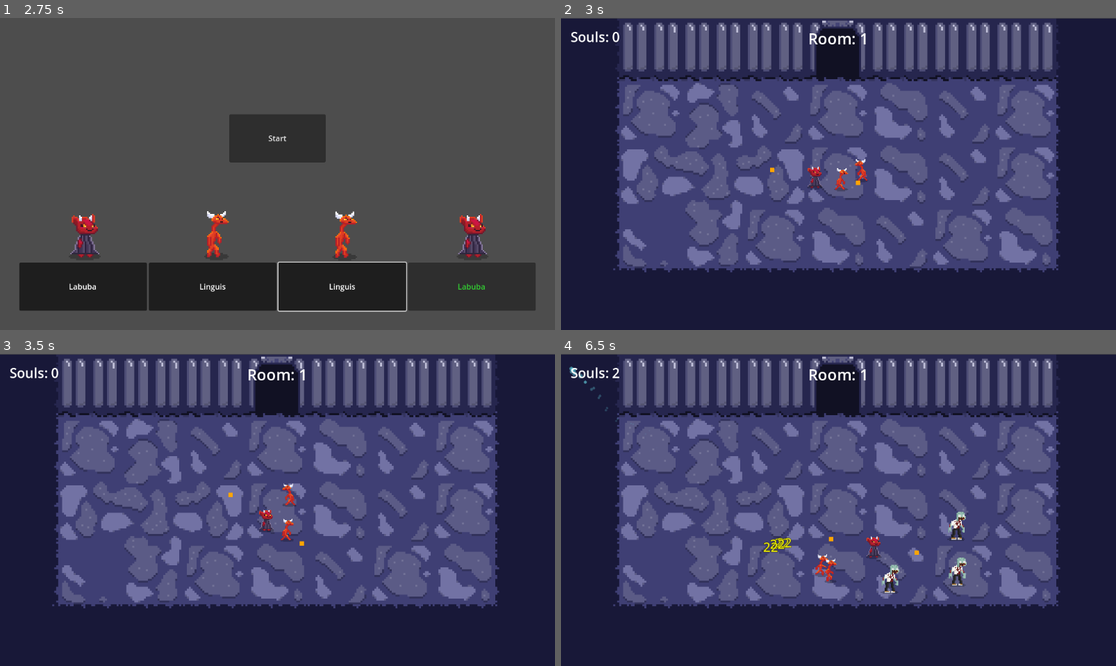
Above: before the commit, frames 1-4 (two rows, left to right).
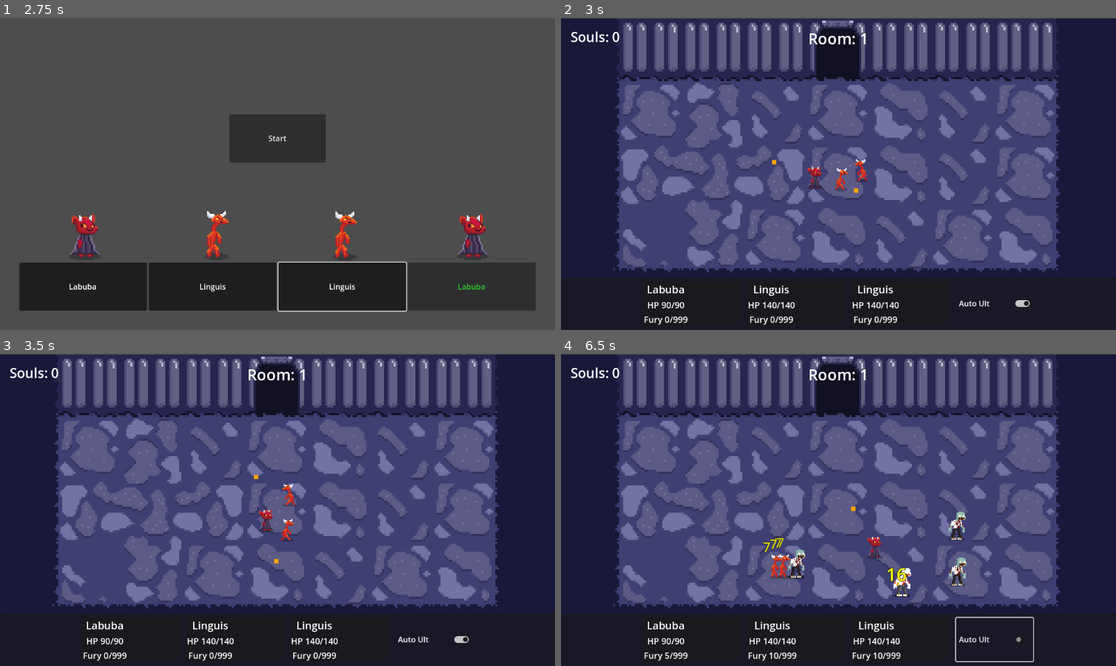
Above: after the commit, the same moments.

Repository: AlexYud/team-roguelike
Game: Godot game, scene res://Scenes/lobby.tscn
Two runs of this game, one before a commit and one after it. Both use one fixed random seed, a clock stepped at 60 frames per second and the inputs below.
Inputs (mouse positions are in pixels of both pictures, inside the frame that each line leads up to):
- Up to frame 1 (2.75 s): click "Labuba" at 0.5 s; click "Linguis" at 1.25 s; click "Linguis" at 2 s
- Up to frame 2 (3 s): click "Start" at 2.75 s
- Up to frame 3 (3.5 s): no input
- Up to frame 4 (6.5 s): click (694, 641) at 3.52 s; click (794, 641) at 4.27 s; click (899, 641) at 5.02 s; click (993, 641) at 5.75 s, where only the run after the commit has a clickable "Auto Ult"

Frame 1 is identical in both runs. In frame 2, 7.2% of the frame differs, in the area x 14-85%, y 45-99%; in frame 3, 7.2%; in frame 4, 8.5%, in the area x 1-86%, y 4-99%.

Commit message:
add manual trigger ultimate skill

Diff:
--- a/team-roguelike/Scripts/Characters/labuba.gd
+++ b/team-roguelike/Scripts/Characters/labuba.gd
@@ -5,7 +5,7 @@
 @export var orb_growth_interval: float = 5.0
 @export var orb_regen_interval: float = 2.5
 @export var orb_radius: float = 120
-@export var orb_speed: float = 0.9
+@export var orb_speed: float = 2
 @export var orb_damage: int = 16
 @export var orb_hit_cooldown: float = 0.6
 @export var orb_base_hit_radius: float = 28.0
@@ -22,7 +22,7 @@
 @export var ember_cooldown: float = 8.0
 
 @export var ember_cost: int = 200
-@export var fury_per_hit: int = 1
+@export var fury_per_hit: int = 5
 @export var max_fury: int = 999
 
 var bloom_timer: float = 0.0
@@ -74,7 +74,7 @@
 	if basic_unlocked and not bloom_active and bloom_timer <= 0.0 and _should_bloom(enemies):
 		cast_bloom()
 		return true
-	if ult_unlocked and ember_cd_timer <= 0.0 and orbs.size() > 0 and fury >= ember_cost:
+	if ult_unlocked and auto_ult_enabled and ember_cd_timer <= 0.0 and orbs.size() > 0 and fury >= ember_cost:
 		var count = orbs.size()
 		var radius = ember_base_radius + ember_radius_per_orb * count
 		var in_blast := 0
@@ -270,7 +270,6 @@
 	var base_hit_radius: float = 28.0
 	var sprite: Sprite2D
 	var _cool: Dictionary = {}
-
 	func _ready():
 		sprite = Sprite2D.new()
 		add_child(sprite)
@@ -278,16 +277,13 @@
 		img.fill(Color.ORANGE)
 		sprite.texture = ImageTexture.create_from_image(img)
 		_apply_visual()
-
 	func set_hit_radius(r: float):
 		hit_radius = max(10.0, r)
 		_apply_visual()
-
 	func _apply_visual():
 		if sprite:
 			var s = hit_radius / base_hit_radius if base_hit_radius > 0.0 else 1.0
 			sprite.scale = Vector2(s, s)
-
 	func _process(delta):
 		var keys = _cool.keys()
 		for k in keys:
@@ -304,3 +300,10 @@
 						if caster.has_method("add_fury"):
 							caster.add_fury(caster.fury_per_hit)
 					_cool[id] = hit_cooldown
+
+func set_auto_ult_enabled(v: bool):
+	auto_ult_enabled = v
+
+func trigger_ult():
+	if ult_unlocked and ember_cd_timer <= 0.0 and orbs.size() > 0 and fury >= ember_cost:
+		cast_ember_cataclysm()
--- a/team-roguelike/Scripts/Characters/linguis.gd
+++ b/team-roguelike/Scripts/Characters/linguis.gd
@@ -13,7 +13,7 @@
 @export var frenzy_lifesteal: float = 0.15
 @export var frenzy_fury_cost: int = 100
 
-@export var fury_per_hit: int = 2
+@export var fury_per_hit: int = 5
 @export var max_fury: int = 999
 
 @export var swing_duration: float = 0.25
@@ -44,7 +44,7 @@
 	speed = 180.0
 	attack_range = 80.0
 	attack_cooldown = 1.0
-	damage = 22
+	damage = 7
 	health = 140
 	max_health = 140
 	safe_distance = 0.0
@@ -73,7 +73,7 @@
 func use_abilities(enemies: Array) -> bool:
 	if enemies.is_empty():
 		return false
-	if ult_unlocked and (not is_frenzy) and fury >= frenzy_fury_cost and (_is_surrounded(enemies) or health <= max_health * 0.5):
+	if ult_unlocked and auto_ult_enabled and (not is_frenzy) and fury >= frenzy_fury_cost and (_is_surrounded(enemies) or health <= max_health * 0.5):
 		_start_frenzy()
 		return true
 	if basic_unlocked and slam_timer <= 0.0:
@@ -347,3 +347,10 @@
 			crit_chance = min(0.95, crit_chance + 0.05)
 		"linguis_critdmg":
 			crit_damage_multiplier += 0.25
+
+func set_auto_ult_enabled(v: bool):
+	auto_ult_enabled = v
+
+func trigger_ult():
+	if ult_unlocked and not is_frenzy and fury >= frenzy_fury_cost:
+		_start_frenzy()
--- a/team-roguelike/Scripts/Room/room_ui.gd
+++ b/team-roguelike/Scripts/Room/room_ui.gd
@@ -1,9 +1,23 @@
 extends CanvasLayer
+
+signal autoplay_toggled(enabled: bool)
+signal ult_pressed(index: int)
 
 @onready var room_label = $RoomLabel
 @onready var soul_label = $SoulLabel
 
 var soul_count := 0
+var party: Array = []
+var bottom_panel: PanelContainer
+var center_holder: CenterContainer
+var bar: HBoxContainer
+var autoplay_enabled: bool = true
+
+var card_buttons: Array = []
+var name_labels: Array = []
+var hp_labels: Array = []
+var fury_labels: Array = []
+var auto_toggle: CheckButton
 
 func _ready():
 	room_label.horizontal_alignment = HORIZONTAL_ALIGNMENT_CENTER
@@ -11,11 +25,66 @@
 	room_label.position = Vector2(0, 20)
 	room_label.size = Vector2(get_viewport().size.x, 50)
 	room_label.add_theme_font_size_override("font_size", 32)
-
 	soul_label.position = Vector2(20, 20)
 	soul_label.add_theme_font_size_override("font_size", 28)
 	update_soul_count()
 	add_to_group("room_ui")
+	_build_bottom_bar()
+	set_process(true)
+
+func _build_bottom_bar():
+	bottom_panel = PanelContainer.new()
+	add_child(bottom_panel)
+	bottom_panel.anchor_left = 0.0
+	bottom_panel.anchor_top = 1.0
+	bottom_panel.anchor_right = 1.0
+	bottom_panel.anchor_bottom = 1.0
+	bottom_panel.offset_top = -110
+	bottom_panel.offset_bottom = 0
+	center_holder = CenterContainer.new()
+	center_holder.size_flags_horizontal = Control.SIZE_EXPAND_FILL
+	center_holder.size_flags_vertical = Control.SIZE_FILL
+	bottom_panel.add_child(center_holder)
+	bar = HBoxContainer.new()
+	bar.add_theme_constant_override("separation", 16)
+	center_holder.add_child(bar)
+	_create_card(0)
+	_create_card(1)
+	_create_card(2)
+	auto_toggle = CheckButton.new()
+	auto_toggle.text = "Auto Ult"
+	auto_toggle.button_pressed = true
+	auto_toggle.custom_minimum_size = Vector2(160, 72)
+	auto_toggle.connect("toggled", Callable(self, "_on_toggle_autoplay"))
+	bar.add_child(auto_toggle)
+
+func _create_card(index: int):
+	var card = Button.new()
+	card.toggle_mode = false
+	card.custom_minimum_size = Vector2(200, 90)
+	card.focus_mode = Control.FOCUS_NONE
+	card.connect("pressed", Callable(self, "_on_card_pressed").bind(index))
+	bar.add_child(card)
+	card_buttons.append(card)
+	var vb = VBoxContainer.new()
+	vb.alignment = BoxContainer.ALIGNMENT_CENTER
+	vb.size_flags_vertical = Control.SIZE_EXPAND_FILL
+	card.add_child(vb)
+	var name_lbl = Label.new()
+	name_lbl.horizontal_alignment = HORIZONTAL_ALIGNMENT_CENTER
+	name_lbl.add_theme_font_size_override("font_size", 22)
+	vb.add_child(name_lbl)
+	name_labels.append(name_lbl)
+	var hp_lbl = Label.new()
+	hp_lbl.horizontal_alignment = HORIZONTAL_ALIGNMENT_CENTER
+	hp_lbl.add_theme_font_size_override("font_size", 18)
+	vb.add_child(hp_lbl)
+	hp_labels.append(hp_lbl)
+	var fury_lbl = Label.new()
+	fury_lbl.horizontal_alignment = HORIZONTAL_ALIGNMENT_CENTER
+	fury_lbl.add_theme_font_size_override("font_size", 18)
+	vb.add_child(fury_lbl)
+	fury_labels.append(fury_lbl)
 
 func update_room_number(room_number: int):
 	room_label.text = "Room: %d" % room_number
@@ -26,3 +95,43 @@
 
 func update_soul_count():
 	soul_label.text = "Souls: %d" % soul_count
+
+func configure_for_party(p: Array):
+	party = p
+	_refresh_cards()
+
+func _on_toggle_autoplay(pressed: bool):
+	autoplay_enabled = pressed
+	emit_signal("autoplay_toggled", autoplay_enabled)
+
+func _on_card_pressed(idx: int):
+	emit_signal("ult_pressed", idx)
+
+func _process(_delta):
+	_refresh_cards()
+
+func _refresh_cards():
+	for i in range(3):
+		var btn: Button = card_buttons[i]
+		var name_lbl: Label = name_labels[i]
+		var hp_lbl: Label = hp_labels[i]
+		var fury_lbl: Label = fury_labels[i]
+		var alive := i < party.size() and is_instance_valid(party[i])
+		btn.disabled = not alive
+		if alive:
+			var ch: Node = party[i]
+			var nm := String(ch.get_meta("char_name","Character"))
+			var hp := int(ch.get("health") if ch.get("health") != null else 0)
+			var mhp := int(ch.get("max_health") if ch.get("max_health") != null else max(1,hp))
+			var fy := int(ch.get("fury") if ch.get("fury") != null else 0)
+			var mfy := int(ch.get("max_fury") if ch.get("max_fury") != null else 0)
+			name_lbl.text = nm
+			hp_lbl.text = "HP %d/%d" % [hp, mhp]
+			if mfy > 0:
+				fury_lbl.text = "Fury %d/%d" % [fy, mfy]
+			else:
+				fury_lbl.text = "Fury —"
+		else:
+			name_lbl.text = "Empty"
+			hp_lbl.text = "HP —"
+			fury_lbl.text = "Fury —"
--- a/team-roguelike/Scripts/base_character.gd
+++ b/team-roguelike/Scripts/base_character.gd
@@ -31,6 +31,7 @@
 var idle_frames: int = 0
 var idle_threshold: int = 150
 var spawned_effects: Array = []
+var auto_ult_enabled: bool = true
 
 func _ready():
 	add_to_group("characters")
@@ -411,3 +412,9 @@
 	if randf() < 0.5:
 		ortho = -ortho
 	return ortho.normalized()
+
+func set_auto_ult_enabled(v: bool):
+	auto_ult_enabled = v
+
+func trigger_ult():
+	return false
--- a/team-roguelike/Scripts/lobby.gd
+++ b/team-roguelike/Scripts/lobby.gd
@@ -6,18 +6,15 @@
 var animated_sprites: Array[AnimatedSprite2D] = []
 var selected_characters: Array[String] = []
 
-# Breathe animation tracking
 var idle_frames: int = 0
 var idle_threshold: int = 150
 
 func _ready():
-	# Get all AnimatedSprite2D nodes
 	animated_sprites.append($AnimatedSprite2D)
 	animated_sprites.append($AnimatedSprite2D2)
 	animated_sprites.append($AnimatedSprite2D3)
 	animated_sprites.append($AnimatedSprite2D4)
 
-	# Start all sprites with idle animation
 	for sprite in animated_sprites:
 		if sprite:
 			sprite.play("breathe")
@@ -31,7 +28,6 @@
 func _process(_delta):
 	idle_frames += 1
 
-	# Update all sprite animations
 	for sprite in animated_sprites:
 		if sprite:
 			if idle_frames < idle_threshold:
@@ -43,7 +39,6 @@
 						sprite.play("breathe")
 
 func _on_character_pressed(character_name: String):
-	# Reset idle counter when user interacts
 	idle_frames = 0
 
 	if selected_characters.size() < 3:
--- a/team-roguelike/Scripts/main.gd
+++ b/team-roguelike/Scripts/main.gd
@@ -11,17 +11,24 @@
 var room_ui: CanvasLayer = null
 var game_over_shown: bool = false
 var ui_layer: CanvasLayer
+var autoplay_ult_enabled: bool = true
 
 func _ready():
 	ui_layer = CanvasLayer.new()
 	add_child(ui_layer)
 	setup_room_ui()
 	spawn_party_characters()
+	if is_instance_valid(room_ui) and room_ui.has_method("configure_for_party"):
+		room_ui.configure_for_party(party)
 	start_next_room()
 
 func setup_room_ui():
 	room_ui = room_ui_scene.instantiate()
 	add_child(room_ui)
+	if room_ui.has_signal("autoplay_toggled"):
+		room_ui.connect("autoplay_toggled", Callable(self, "_on_autoplay_toggled"))
+	if room_ui.has_signal("ult_pressed"):
+		room_ui.connect("ult_pressed", Callable(self, "_on_ult_pressed"))
 
 func spawn_party_characters():
 	for char_name in Global.selected_characters:
@@ -58,6 +65,9 @@
 	room_instance.connect("room_changed", Callable(self, "_on_room_changed"))
 	add_child(room_instance)
 	teleport_party_to_room(room_instance)
+	_apply_autoplay_flag_to_party()
+	if is_instance_valid(room_ui) and room_ui.has_method("configure_for_party"):
+		room_ui.configure_for_party(party)
 	room_instance.start_room()
 	await get_tree().create_timer(0.5).timeout
 
@@ -147,3 +157,24 @@
 		if is_instance_valid(c) and String(c.get_meta("char_name","")) == n:
 			return c
 	return null
+
+func _on_autoplay_toggled(enabled: bool):
+	autoplay_ult_enabled = enabled
+	_apply_autoplay_flag_to_party()
+
+func _apply_autoplay_flag_to_party():
+	for c in party:
+		if is_instance_valid(c):
+			if c.has_method("set_auto_ult_enabled"):
+				c.set_auto_ult_enabled(autoplay_ult_enabled)
+			elif c.has_variable("auto_ult_enabled"):
+				c.auto_ult_enabled = autoplay_ult_enabled
+
+func _on_ult_pressed(index: int):
+	if index < 0 or index >= party.size():
+		return
+	var ch: Node2D = party[index]
+	if not is_instance_valid(ch):
+		return
+	if ch.has_method("trigger_ult"):
+		ch.trigger_ult()
